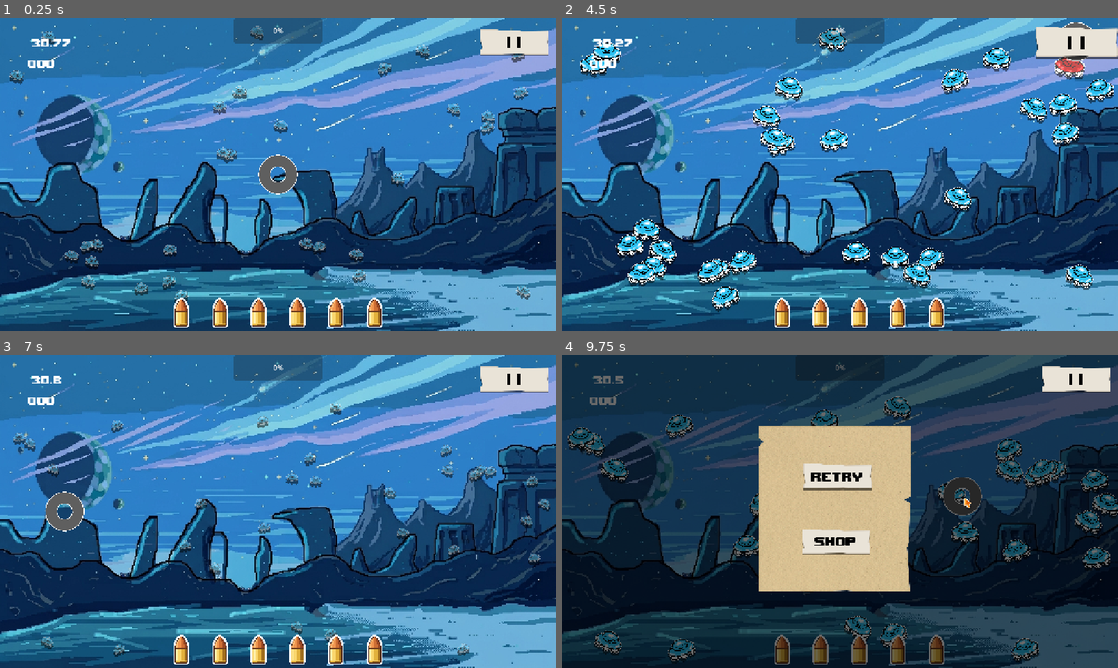
Above: before the commit, frames 1-4 (two rows, left to right).
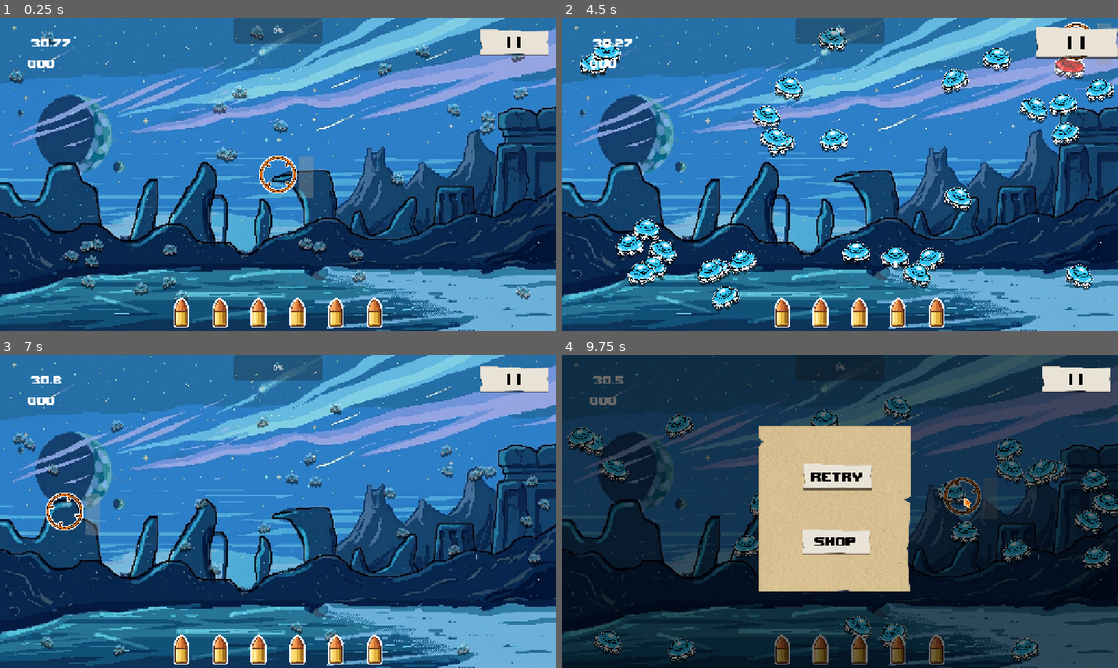
Above: after the commit, the same moments.

Repository: Orion784/paper_save
Game: Godot game, scene res://Scenes/game/game.tscn
Same seed, same stepped clock (60 frames per second), same inputs: the game is played once before the commit and once after it. The engine's default icon, where the game draws it, is replaced by a stand-in: a white triangle on a blue panel in a dark square. Sound files missing from this copy of the repository are replaced by a short silence.
Inputs (mouse positions are in pixels of both pictures, inside the frame that each line leads up to):
- Up to frame 1 (0.25 s): no input
- Up to frame 2 (4.5 s): click "| |" at 0.5 s; click "retry" at 1.25 s; click "retry" at 2 s; click "retry" at 2.75 s; click "shop" at 3.5 s; click "| |" at 4.25 s
- Up to frame 3 (7 s): click "Ready" at 5 s; click "Ready" at 5.75 s; click (66, 511) at 6.5 s
- Up to frame 4 (9.75 s): click "| |" at 7.25 s; click "shop" at 8 s; click "shop" at 8.75 s; tap Enter at 9.5 s; move the mouse to (962, 495) at 9.52 s; press the mouse at (962, 495) at 9.53 s

The runs differ from the first frame. In frame 1, 0.9% of the frame differs, in the area x 46-57%, y 43-58%; in frame 2, 0.2%; in frame 3, 0.9%; in frame 4, 0.5%.

Commit message:
asopd

Diff:
--- a/Scenes/game/game.tscn
+++ b/Scenes/game/game.tscn
@@ -32,9 +32,7 @@
 [ext_resource type="Texture2D" uid="uid://upt47mu43f0g" path="res://Assets/UFOS/textura del atlas.png" id="22_jodyk"]
 [ext_resource type="Resource" uid="uid://cj71ctl71rr6b" path="res://Resources/Profiles/UfoProfile.tres" id="22_mmnmt"]
 [ext_resource type="PackedScene" uid="uid://dhcccgfi4g0ln" path="res://Scenes/game/UI/CustomUI/TweenAnim/TweenAnim.tscn" id="23_4tnyi"]
-[ext_resource type="Texture2D" uid="uid://cktclkt8mgbll" path="res://Assets/anillo_plano.png" id="24_dlowu"]
 [ext_resource type="FontFile" uid="uid://c5pdyt8k2ko6q" path="res://Assets/misc/Hey Comic.ttf" id="24_tawbq"]
-[ext_resource type="Texture2D" uid="uid://bdri81intwntp" path="res://Assets/anillo_contorno.png" id="25_8demq"]
 [ext_resource type="Script" uid="uid://b14bd117adk2r" path="res://Scenes/game/Stage/damage_label.gd" id="27_4tnyi"]
 [ext_resource type="Script" uid="uid://y7apnnayiqu8" path="res://Scenes/game/Stage/particles.gd" id="29_m3b5m"]
 [ext_resource type="AudioStream" uid="uid://ccitejh8s6wk6" path="res://Assets/sound effects/UI SFX_FEEDBACK_Woop.ogg" id="30_5a7di"]
@@ -90,6 +88,12 @@
 [sub_resource type="StyleBoxEmpty" id="StyleBoxEmpty_1y1g7"]
 
 [sub_resource type="StyleBoxEmpty" id="StyleBoxEmpty_006r0"]
+
+[sub_resource type="StyleBoxFlat" id="StyleBoxFlat_2ov6r"]
+bg_color = Color(0.6, 0.6, 0.6, 0.3647059)
+
+[sub_resource type="StyleBoxFlat" id="StyleBoxFlat_006r0"]
+bg_color = Color(0.29411766, 1, 0.9490196, 1)
 
 [sub_resource type="CircleShape2D" id="CircleShape2D_dtglo"]
 radius = 14.0
@@ -369,17 +373,14 @@
 
 [node name="TweenAnim" parent="Stage/Player/Sprite2D" unique_id=679141744 instance=ExtResource("23_4tnyi")]
 
-[node name="TextureProgressBar" type="TextureProgressBar" parent="Stage/Player/Sprite2D" unique_id=1976682075]
-offset_left = -255.55557
-offset_top = -255.55557
-offset_right = 256.44443
-offset_bottom = 256.44443
-fill_mode = 4
-texture_under = ExtResource("24_dlowu")
-texture_over = ExtResource("25_8demq")
-texture_progress = ExtResource("24_dlowu")
-tint_under = Color(0.37413925, 0.37413928, 0.37413922, 1)
-tint_progress = Color(1, 0.54509807, 0.41568628, 1)
+[node name="PlayerProgressBar" type="ProgressBar" parent="Stage/Player" unique_id=138730965]
+offset_left = 16.0
+offset_top = -14.333334
+offset_right = 27.0
+offset_bottom = 17.666666
+theme_override_styles/background = SubResource("StyleBoxFlat_2ov6r")
+theme_override_styles/fill = SubResource("StyleBoxFlat_006r0")
+show_percentage = false
 
 [node name="Area2D" type="Area2D" parent="Stage/Player" unique_id=924743265]
 
